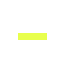
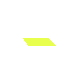
Layers edited between the first and the second 64 × 64 image:
painted on "Layer 2" over left=18, top=33, right=56, bottom=46
